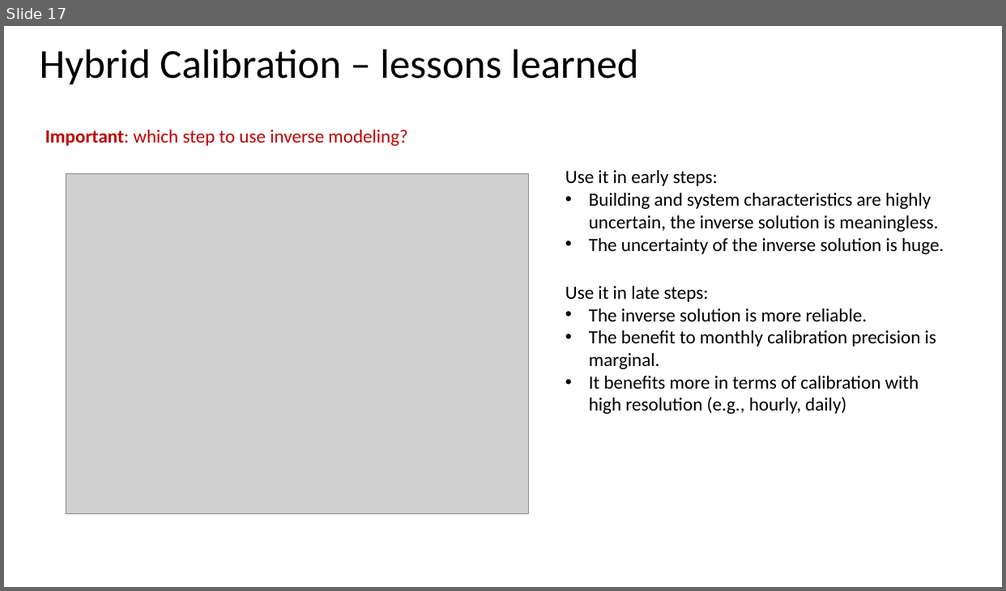
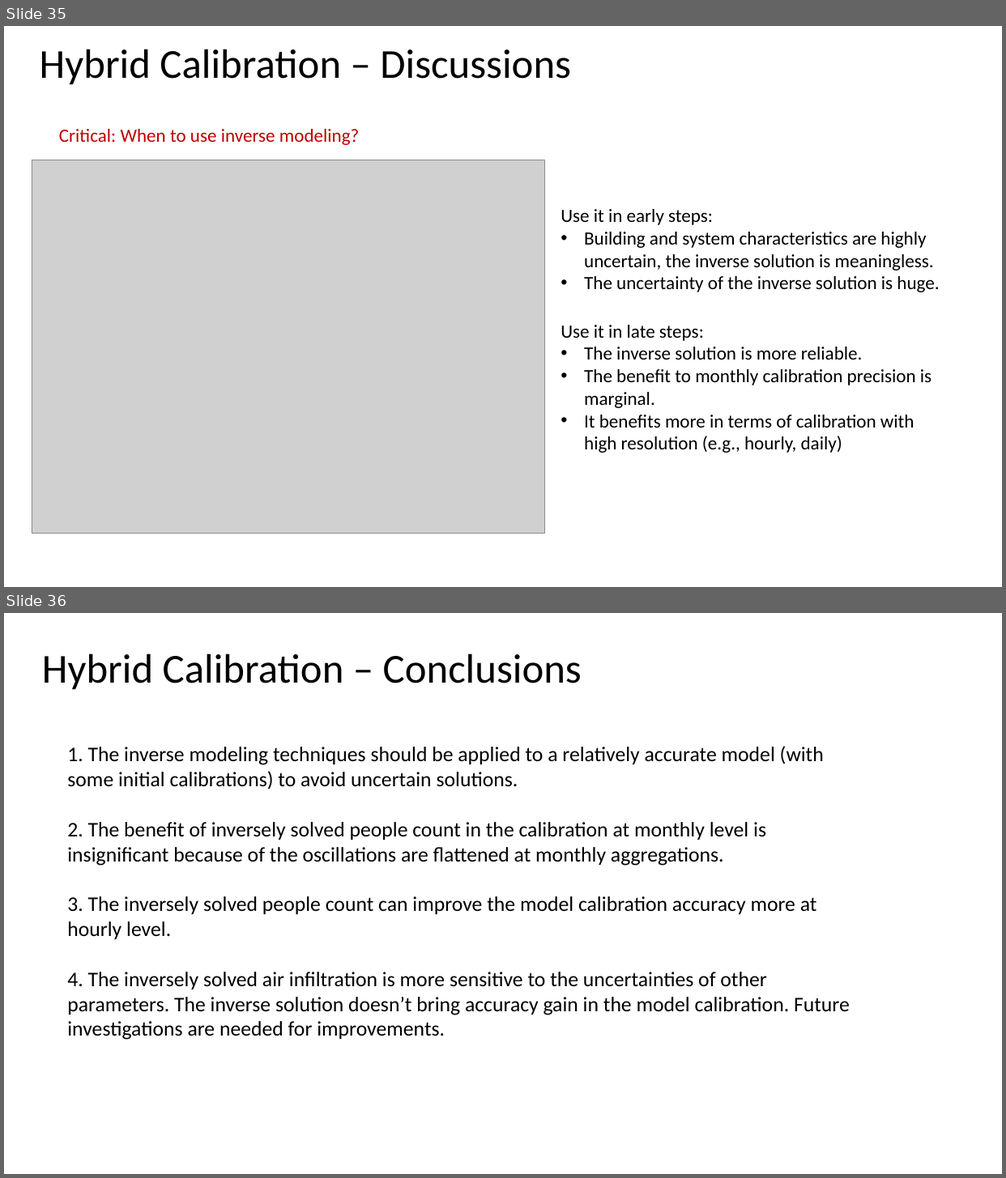
Before and after one commit to tsbyq/SDI, a slide deck: Model_Calibration_2.1/2~Hybrid_Calibration/Model Calibration_HM.pptx. Shown one above the other, each under a label of ours: slide 17 before the commit, slides 35 and 36 after it. The pictures are 1006x591 and 1006x1178 pixels, drawn with LibreOffice and Linux fonts; fonts in the diff are those of the drawing; grey boxes stand for pictures. Boxes give left, top, right and bottom in pixels: in the first picture for what was removed or moved away, otherwise in the second. Text is boxed around its words. In the diff, an @@ line names an element or a change of style, - is before the commit and + after.

```diff
--- a/Model_Calibration_2.1/2~Hybrid_Calibration/Model Calibration_HM.pptx
+++ b/Model_Calibration_2.1/2~Hybrid_Calibration/Model Calibration_HM.pptx
@@ slide 36 added at (4, 613, 1002, 1174), background #FFFFFF @@
@@ title added at (42, 653, 582, 690), 39.6 pt, text #000000 @@
+Hybrid Calibration – Conclusions
@@ text added at (67, 746, 850, 1040), 20 pt, text #000000 @@
+1. The inverse modeling techniques should be applied to a relatively accurate model (with some initial calibrations) to avoid uncertain solutions.
+2. The benefit of inversely solved people count in the calibration at monthly level is insignificant because of the oscillations are flattened at monthly aggregations.
+3. The inversely solved people count can improve the model calibration accuracy more at hourly level.
+4. The inversely solved air infiltration is more sensitive to the uncertainties of other parameters. The inverse solution doesn’t bring accuracy gain in the model calibration. Future investigations are needed for improvements.
@@ what was slide 17 is now slide 35 @@
@@ slide 35 changed as well @@
@@ title at (40, 49, 571, 85): text changed @@
-Hybrid Calibration – lessons learned
+Hybrid Calibration – Discussions
@@ text at (59, 129, 359, 145): text changed @@
-Important: which step to use inverse modeling?
+Critical: When to use inverse modeling?
@@ picture: place and size @@
-picture at (66, 173, 528, 514)
+picture at (32, 160, 544, 534)
@@ text "Use it in early steps:": place and size @@
-text "Use it in early steps:" at (565, 170, 944, 254)
+text "Use it in early steps:" at (560, 209, 939, 292)
@@ text "Use it in late steps:": place and size @@
-text "Use it in late steps:" at (565, 286, 936, 414)
+text "Use it in late steps:" at (560, 325, 931, 453)
```
Also in this commit, not shown: 15 other slides changed, 19 other slides added, 7 slides removed, 45 other files.
